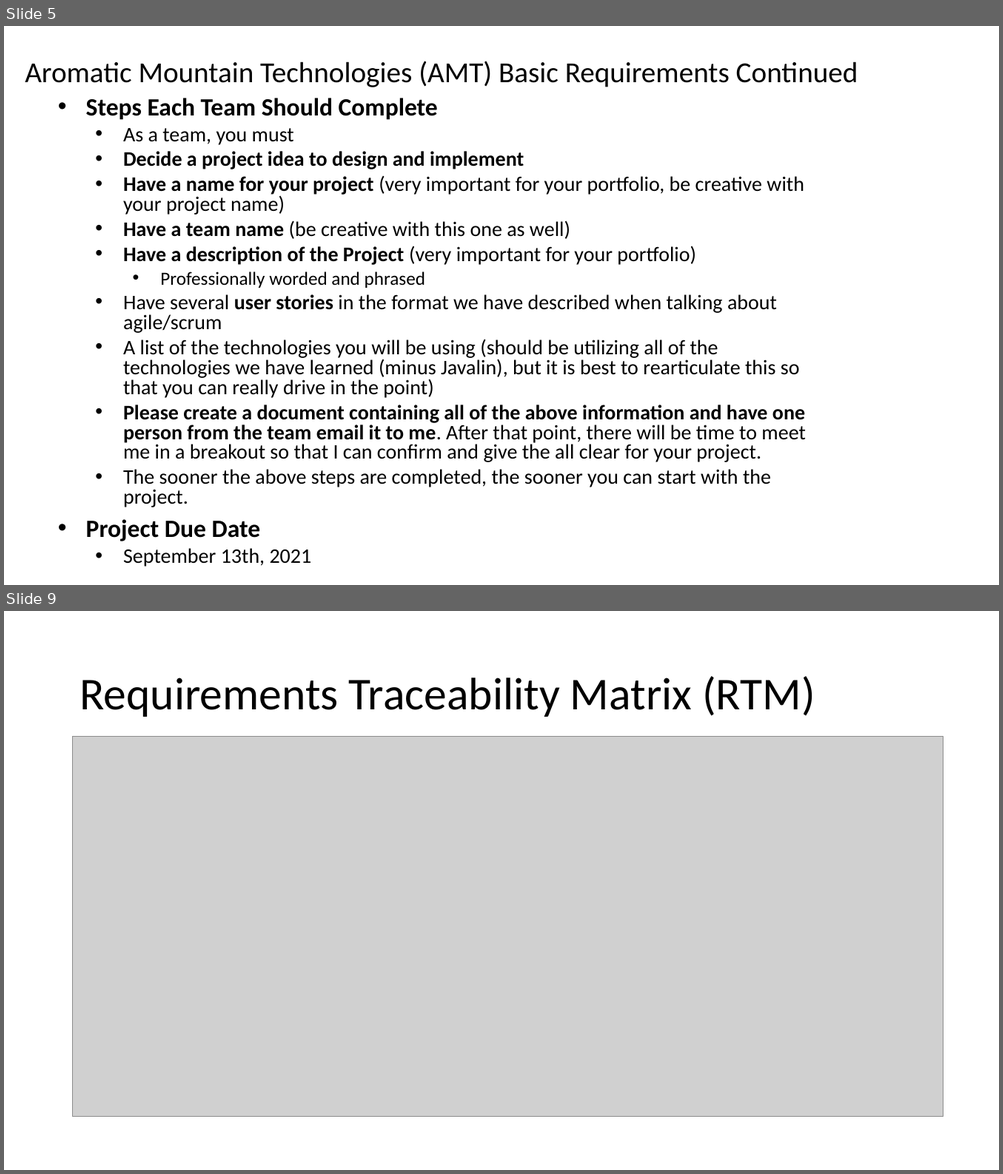
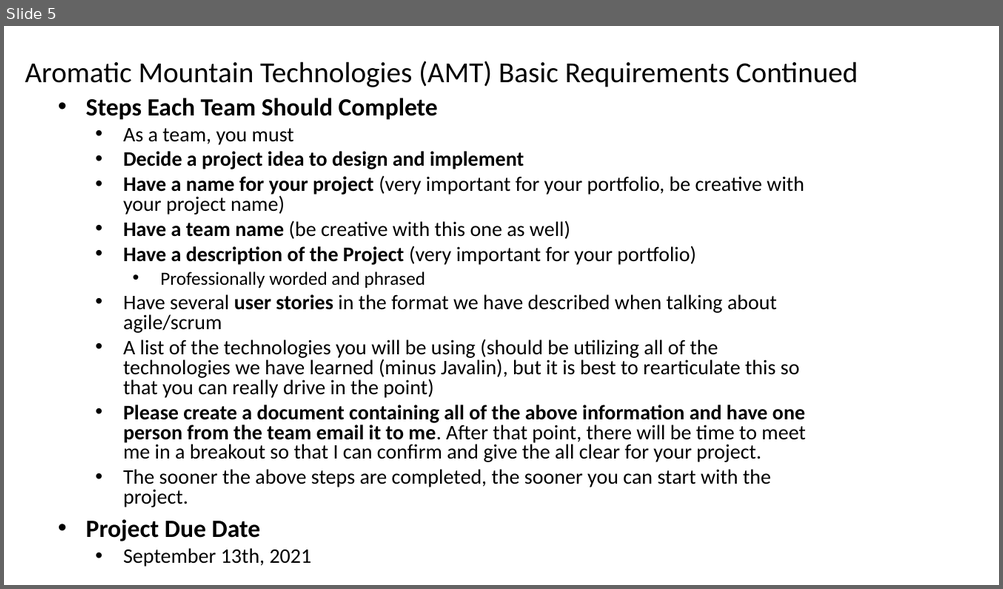
Before and after one commit to tlw8253/Aromatic-Mountain-Technologies-BE, a slide deck: docs/AMT.pptx. Shown one above the other, each under a label of ours: slides 5 and 9 before the commit, slide 5 after it; the slides between them are not shown. The pictures are 1003x1174 and 1003x589 pixels, drawn with LibreOffice and Linux fonts; fonts in the diff are those of the drawing; grey boxes stand for pictures. Boxes give left, top, right and bottom in pixels: in the first picture for what was removed or moved away, otherwise in the second. Text is boxed around its words. In the diff, an @@ line names an element or a change of style, - is before the commit and + after.

```diff
--- a/docs/AMT.pptx
+++ b/docs/AMT.pptx
@@ slide 9 removed at bbox=[4, 611, 999, 1170], background #FFFFFF @@
@@ title removed at bbox=[79, 676, 815, 717] @@
-Requirements Traceability Matrix (RTM)
@@ picture removed at bbox=[73, 736, 943, 1117] @@
```
Also in this commit, not shown: 4 slides changed, 4 other slides removed, 35 other files.
